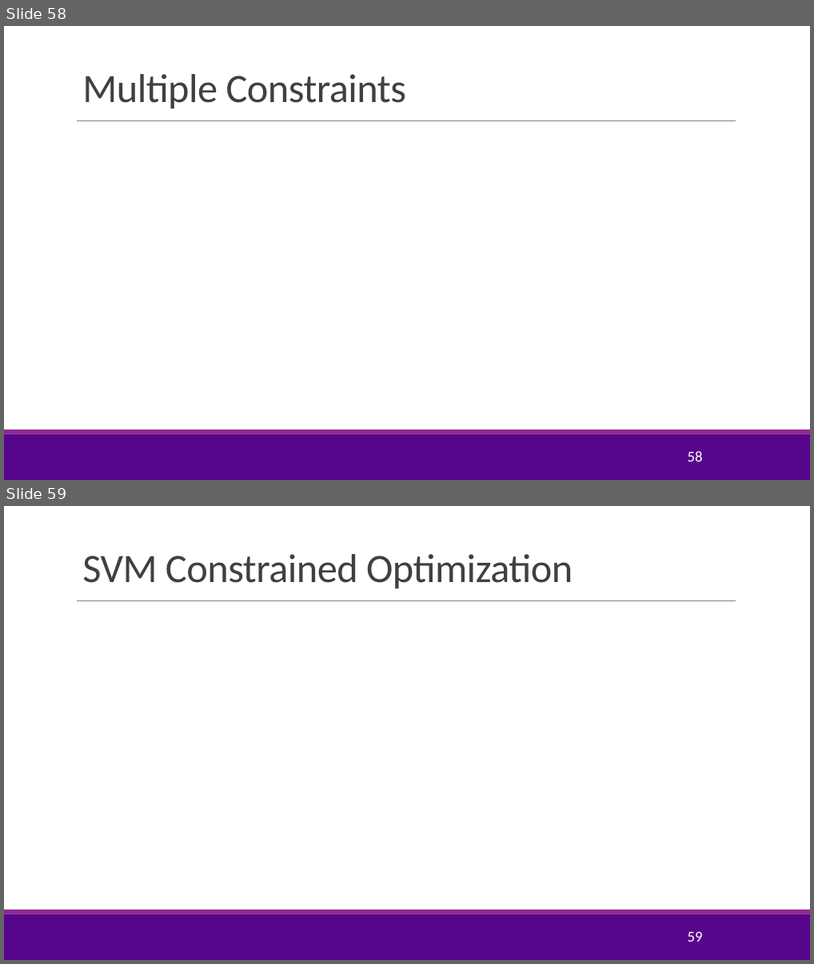
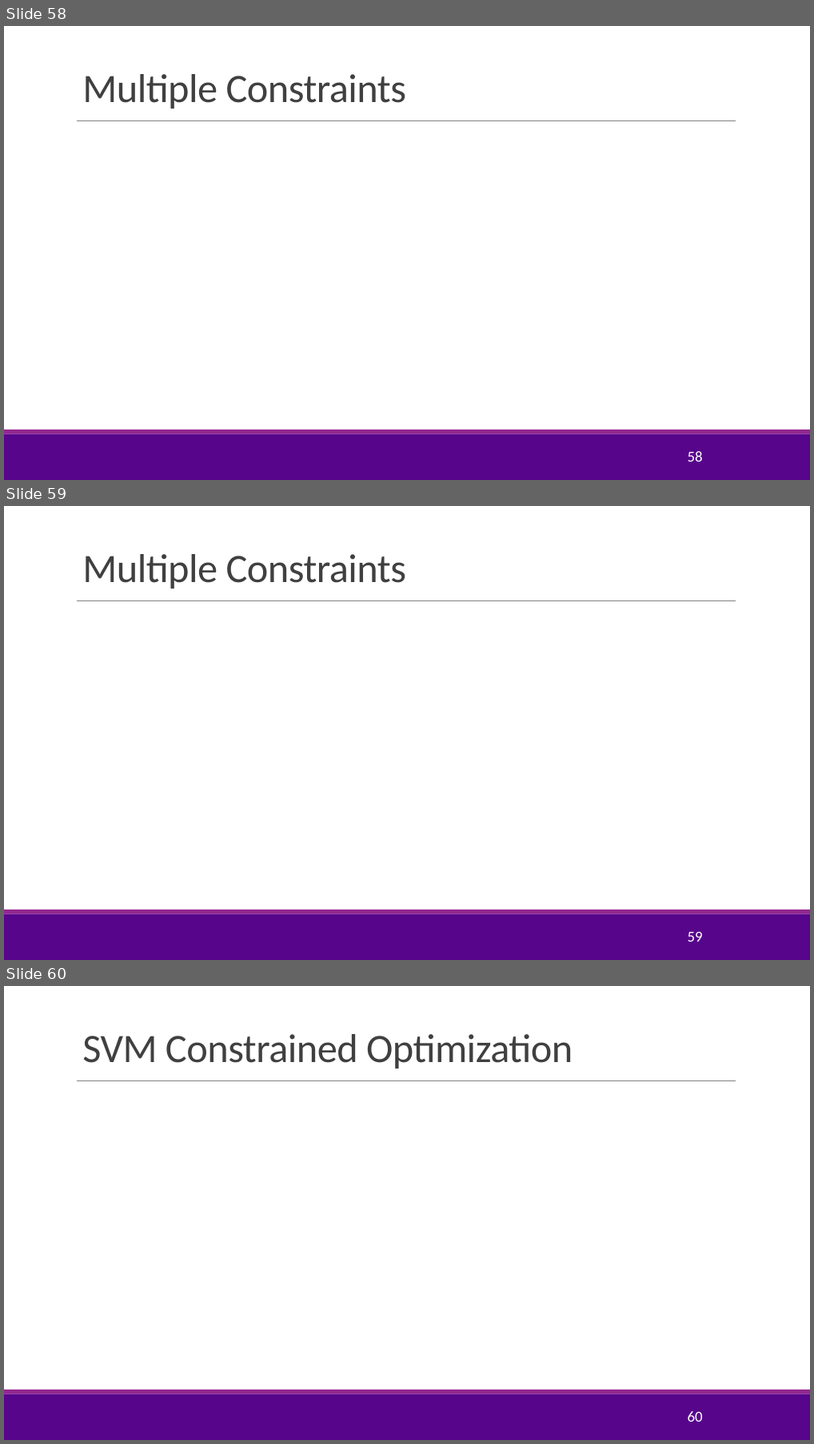
Before and after one commit to pliugithub/MachineLearning, a slide deck: lectures/Lect08_SVM.pptx. Shown one above the other, each under a label of ours: slides 58 and 59 before the commit, slides 58, 59 and 60 after it. The pictures are 814x964 and 814x1444 pixels, drawn with LibreOffice and Linux fonts; fonts in the diff are those of the drawing; grey boxes stand for pictures; background and template pictures are left out. Boxes give left, top, right and bottom in pixels: in the first picture for what was removed or moved away, otherwise in the second. Text is boxed around its words. In the diff, an @@ line names an element or a change of style, - is before the commit and + after.

```diff
--- a/lectures/Lect08_SVM.pptx
+++ b/lectures/Lect08_SVM.pptx
@@ slide 59 added at (4,506,810,960), background #FFFFFF; not listed: 3 template elements that a slide beside it also shows @@
@@ title added at (82,554,406,588), 48 pt, text #404040 @@
+Multiple Constraints
@@ page number added at (688,931,703,941), 18 pt, text #FFFFFF @@
+59
@@ what was slide 59 is now slide 60 @@
@@ page number at (688,1411,703,1421): text changed @@
-59
+60
```
Also in this commit, not shown: 2 other files.
